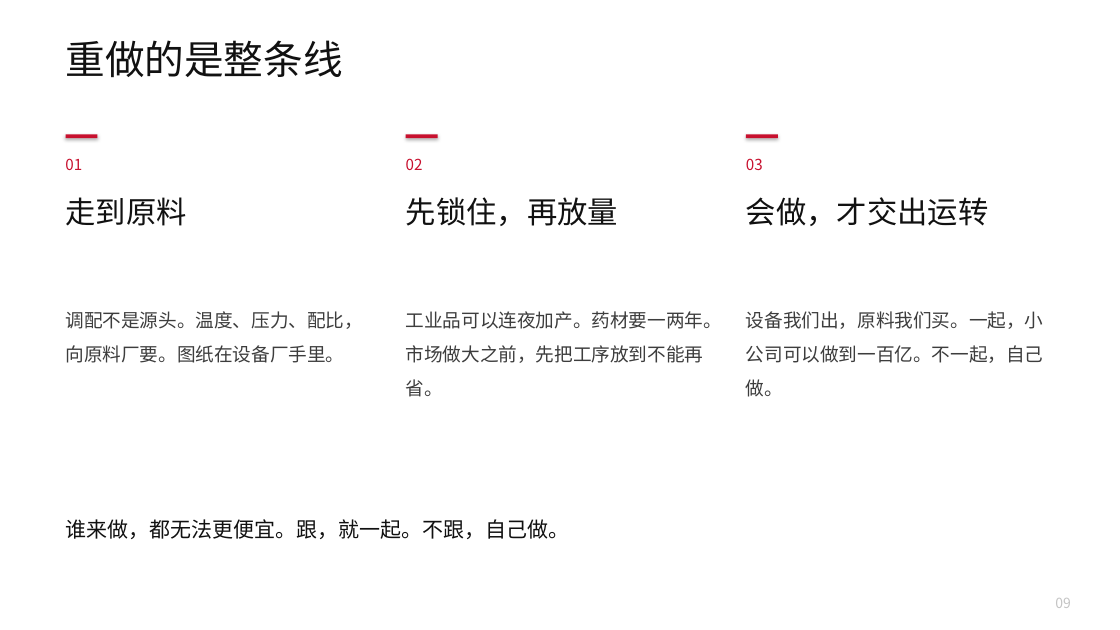
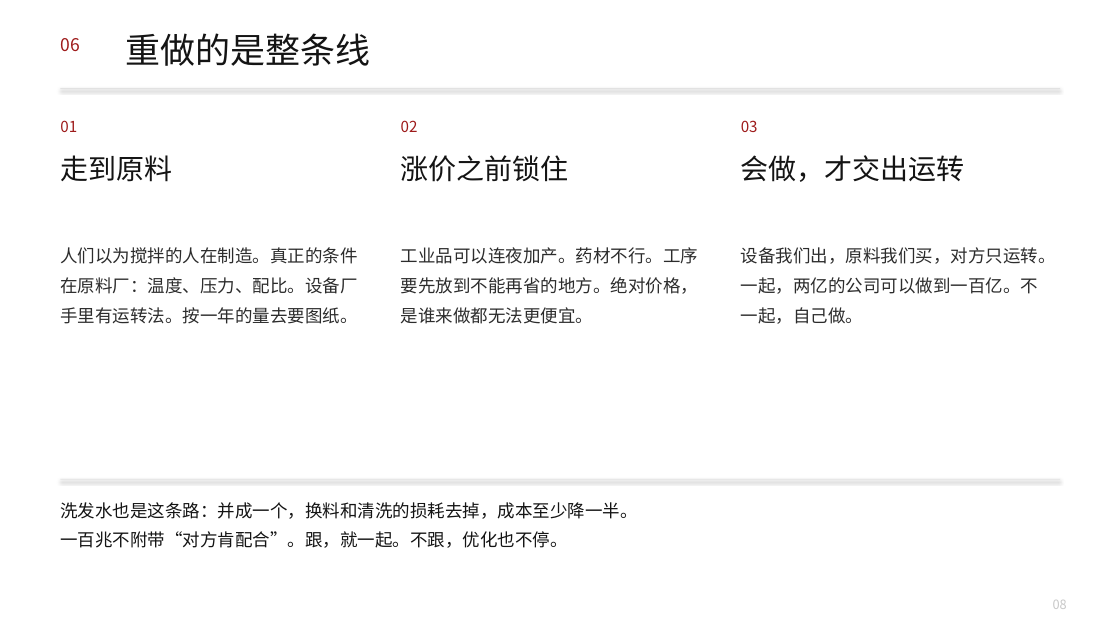
Before and after one commit to headshot9999/xiaoyi, a slide deck: slide 8 of 艾多美何以成为100兆韩元企业.pptx (slide 9 before the commit). Drawn at 1120x630 pixels with LibreOffice and Linux fonts; fonts in the diff are those of the drawing. Boxes give left, top, right and bottom in pixels: in the first picture for what was removed or moved away, otherwise in the second. Text is boxed around its words. In the diff, an @@ line names an element or a change of style, - is before the commit and + after.

```diff
--- a/艾多美何以成为100兆韩元企业.pptx
+++ b/艾多美何以成为100兆韩元企业.pptx
@@ text "重做的是整条线": place and size @@
-text "重做的是整条线" at bbox=[65, 40, 342, 78]
+text "重做的是整条线" at bbox=[126, 33, 371, 66]
@@ text "重做的是整条线" at bbox=[126, 33, 371, 66]: size 34 to 30 pt, text colour #111111 to #141414 @@
@@ text added at bbox=[60, 38, 79, 51], 15 pt, text #9E1B1B @@
+06
@@ rectangle added at bbox=[60, 88, 1060, 89], fill #E2E2E2 @@
@@ text "01": place and size @@
-text "01" at bbox=[65, 158, 82, 170]
+text "01" at bbox=[60, 120, 77, 132]
@@ text "02": place and size @@
-text "02" at bbox=[406, 158, 423, 170]
+text "02" at bbox=[401, 120, 418, 132]
@@ text colour #C8102E to #9E1B1B in 3 elements at bbox=[60, 120, 77, 132], bbox=[401, 120, 418, 132], bbox=[741, 120, 758, 132] @@
@@ text "03": place and size @@
-text "03" at bbox=[746, 158, 763, 170]
+text "03" at bbox=[741, 120, 758, 132]
@@ rectangle removed at bbox=[66, 134, 97, 138] @@
@@ rectangle removed at bbox=[406, 134, 438, 138] @@
@@ rectangle removed at bbox=[746, 134, 778, 138] @@
@@ text "走到原料": place and size @@
-text "走到原料" at bbox=[65, 197, 186, 226]
+text "走到原料" at bbox=[60, 155, 172, 182]
@@ text "走到原料" at bbox=[60, 155, 172, 182]: size 26 to 24 pt, text colour #111111 to #141414 @@
@@ text at bbox=[401, 155, 569, 182]: text changed; size 26 to 24 pt; text colour #111111 to #141414 @@
-先锁住，再放量
+涨价之前锁住
@@ text "会做，才交出运转" at bbox=[741, 155, 965, 182]: size 26 to 24 pt, text colour #111111 to #141414 @@
@@ text "会做，才交出运转": place and size @@
-text "会做，才交出运转" at bbox=[746, 197, 989, 226]
+text "会做，才交出运转" at bbox=[741, 155, 965, 182]
@@ text at bbox=[60, 247, 357, 324]: text changed; size 16 to 15 pt; text colour #3D3D3D to #2C2C2C @@
-调配不是源头。温度、压力、配比，向原料厂要。图纸在设备厂手里。
+人们以为搅拌的人在制造。真正的条件在原料厂：温度、压力、配比。设备厂手里有运转法。按一年的量去要图纸。
@@ text at bbox=[401, 247, 698, 324]: text changed; size 16 to 15 pt; text colour #3D3D3D to #2C2C2C @@
-工业品可以连夜加产。药材要一两年。市场做大之前，先把工序放到不能再省。
+工业品可以连夜加产。药材不行。工序要先放到不能再省的地方。绝对价格，是谁来做都无法更便宜。
@@ text at bbox=[741, 247, 1056, 324]: text changed; size 16 to 15 pt; text colour #3D3D3D to #2C2C2C @@
-设备我们出，原料我们买。一起，小公司可以做到一百亿。不一起，自己做。
+设备我们出，原料我们买，对方只运转。一起，两亿的公司可以做到一百亿。不一起，自己做。
@@ rectangle added at bbox=[60, 479, 1060, 480], fill #E2E2E2 @@
@@ text at bbox=[60, 502, 637, 548]: text changed; size 18 to 15 pt; text colour #111111 to #141414 @@
-谁来做，都无法更便宜。跟，就一起。不跟，自己做。
+洗发水也是这条路：并成一个，换料和清洗的损耗去掉，成本至少降一半。
+一百兆不附带“对方肯配合”。跟，就一起。不跟，优化也不停。
@@ text removed at bbox=[1055, 598, 1071, 608] @@
-09
@@ text added at bbox=[1053, 600, 1067, 609], 11 pt, text #C8C8C8 @@
+08
```
Also in this commit, not shown: 11 other slides changed, 2 slides added, 3 slides removed, 2 other files.
